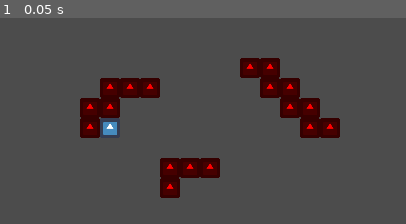
Above: before the commit, frame 1.
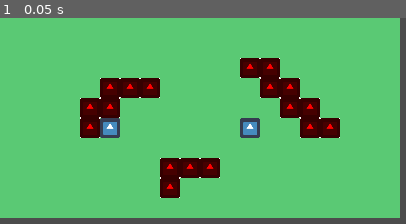
Above: after the commit, the same moment.

Repository: davisbrandon02/Grid-based-Tactics-Template
Game: Godot game, scene res://Board.tscn
Same seed, same stepped clock (60 frames per second), same inputs: the game is played once before the commit and once after it. The engine's default icon, where the game draws it, is replaced by a stand-in: a white triangle on a blue panel in a dark square.
Inputs:
- Up to frame 1 (0.05 s): no input

The runs differ from the first frame. In frame 1, 86% of the frame differs, in the area x 0-99%, y 0-98%.

Commit message:
Added multiple unit functionality

Diff:
--- a/Board.tscn
+++ b/Board.tscn
@@ -43,7 +43,6 @@
 tile_size = 32
 
 [node name="MapMaker" type="TileMap" parent="."]
-visible = false
 tile_set = SubResource( 1 )
 cell_size = Vector2( 32, 32 )
 format = 1
@@ -55,8 +54,13 @@
 
 [node name="Tiles" type="Node2D" parent="."]
 
-[node name="Unit" parent="." instance=ExtResource( 6 )]
+[node name="Units" type="Node2D" parent="."]
+
+[node name="Unit" parent="Units" instance=ExtResource( 6 )]
 position = Vector2( 179, 179 )
+
+[node name="Unit2" parent="Units" instance=ExtResource( 6 )]
+position = Vector2( 413, 182 )
 
 [node name="Pathfinding" type="Node2D" parent="."]
 script = ExtResource( 4 )
--- a/Pathfinding.gd
+++ b/Pathfinding.gd
@@ -16,7 +16,8 @@
 func initialize_pathfinding():
 	_add_points(board.tile_array)
 	_connect_points(board.tile_array)
-	connect("pathfinding_initialized", get_parent().get_node("Unit"), "initialize")
+	for child in get_parent().get_node("Units").get_children():
+		connect("pathfinding_initialized", child, "initialize")
 	emit_signal("pathfinding_initialized")
 
 func _add_points(_points: Array):
--- a/Unit.gd
+++ b/Unit.gd
@@ -6,9 +6,9 @@
 var selected: bool = false
 var tile = null
 
-onready var board = get_parent()
-onready var turnManager = get_parent().get_node("TurnManager")
-onready var pathfinding = get_parent().get_node("Pathfinding")
+onready var board = get_parent().get_parent()
+onready var turnManager = get_parent().get_parent().get_node("TurnManager")
+onready var pathfinding = get_parent().get_parent().get_node("Pathfinding")
 
 func initialize():
 	var grid_pos = board.world_to_grid(position)
